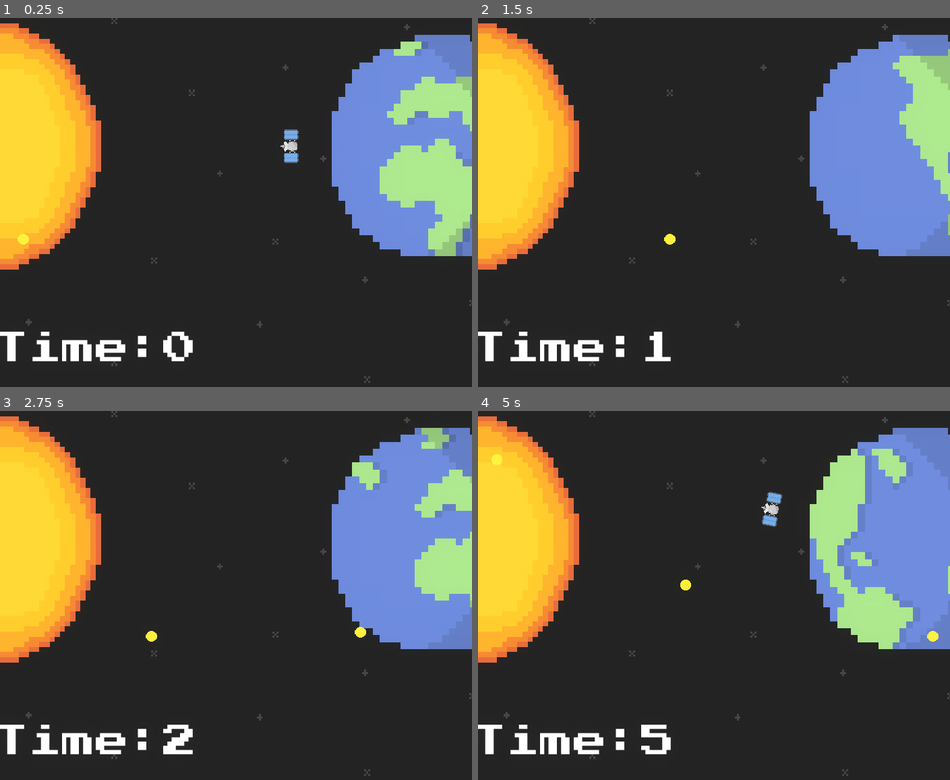
Above: before the commit, frames 1-4 (two rows, left to right).
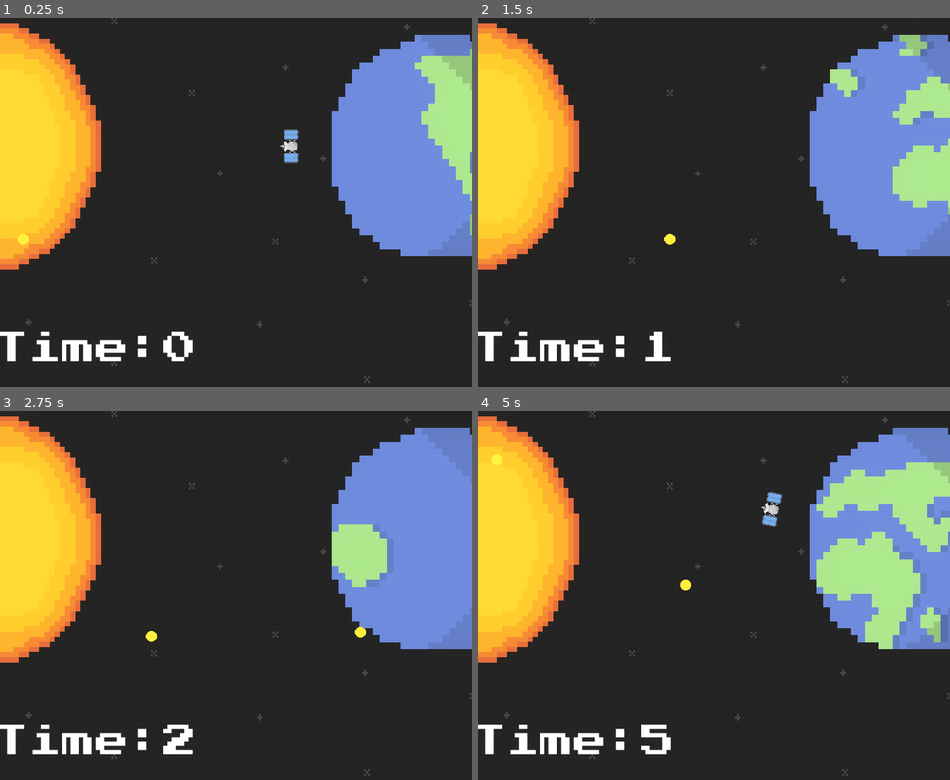
Above: after the commit, the same moments.

Repository: Liamx220/MiniJam76
Game: Godot game, scene res://main.tscn
Same seed, same stepped clock (60 frames per second), same inputs: the game is played once before the commit and once after it.
Inputs:
- Up to frame 1 (0.25 s): no input
- Up to frame 2 (1.5 s): hold D (right) 0.53-1.28 s; tap Enter at 1.25 s; hold A (left) from 1.28 s (still down)
- Up to frame 3 (2.75 s): release A (left) at 2.03 s; hold D (right) from 2.03 s (still down)
- Up to frame 4 (5 s): release D (right) at 3.53 s; hold A (left) from 3.53 s (still down)

The runs differ from the first frame. In frame 1, 5.9% of the frame differs, in the area x 80-100%, y 5-65%; in frame 2, 3.5%; in frame 3, 4.9%; in frame 4, 8.1%, in the area x 70-100%, y 10-63%.

Commit message:
update

Diff:
--- a/MiniJam76/MiniJam76/earth.gd
+++ b/MiniJam76/MiniJam76/earth.gd
@@ -14,3 +14,11 @@
 # Called every frame. 'delta' is the elapsed time since the previous frame.
 #func _process(delta):
 #	pass
+
+
+
+
+
+
+func _on_Area2D_area_entered(area):
+	pass # Replace with function body.
--- a/MiniJam76/MiniJam76/earth.tscn
+++ b/MiniJam76/MiniJam76/earth.tscn
@@ -1,9 +1,10 @@
-[gd_scene load_steps=15 format=2]
+[gd_scene load_steps=16 format=2]
 
 [ext_resource path="res://Sprites/earth.png" type="Texture" id=1]
+[ext_resource path="res://earth.gd" type="Script" id=2]
 
 [sub_resource type="CircleShape2D" id=12]
-radius = 86.5575
+radius = 162.028
 
 [sub_resource type="AtlasTexture" id=1]
 atlas = ExtResource( 1 )
@@ -52,11 +53,15 @@
 [sub_resource type="CircleShape2D" id=11]
 radius = 2.72502
 
-[sub_resource type="RectangleShape2D" id=13]
+[sub_resource type="CircleShape2D" id=13]
+radius = 133.331
 
 [node name="StaticBody2D" type="StaticBody2D"]
+script = ExtResource( 2 )
 
-[node name="Area2D" type="Area2D" parent="."]
+[node name="Area2D" type="Area2D" parent="." groups=[
+"earth",
+]]
 
 [node name="CollisionShape2D" type="CollisionShape2D" parent="Area2D"]
 shape = SubResource( 12 )
@@ -64,7 +69,7 @@
 [node name="AnimatedSprite" type="AnimatedSprite" parent="."]
 scale = Vector2( 10.2412, 10.2412 )
 frames = SubResource( 10 )
-frame = 3
+frame = 7
 playing = true
 
 [node name="CollisionShape2D" type="CollisionShape2D" parent="."]
@@ -75,3 +80,4 @@
 
 [node name="CollisionShape2D" type="CollisionShape2D" parent="KinematicBody2D"]
 shape = SubResource( 13 )
+[connection signal="area_entered" from="Area2D" to="." method="_on_Area2D_area_entered"]
